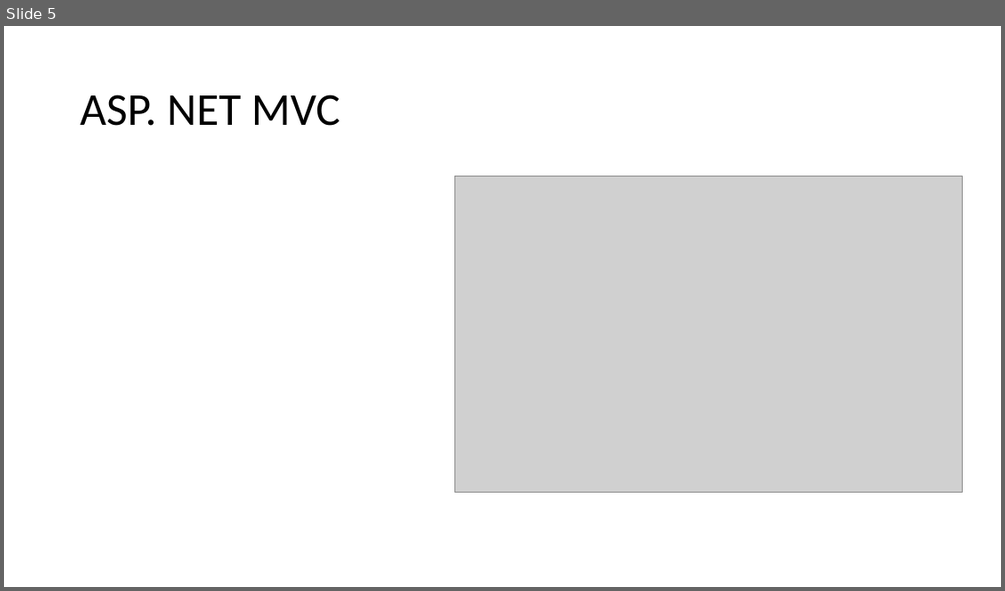
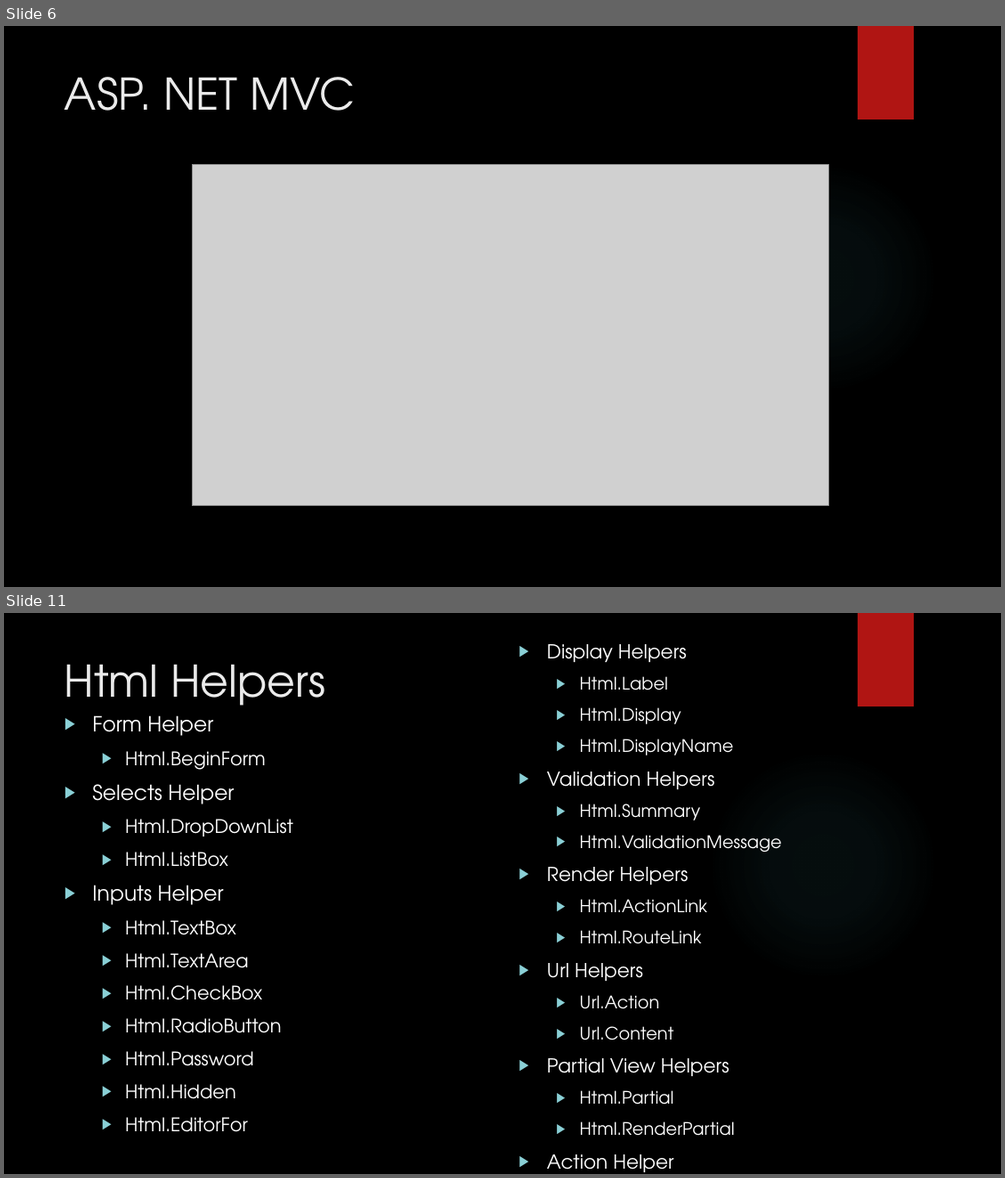
Before and after one commit to leolana/AspnetMvcLab, a slide deck: Presentation/AspNetMvc.pptx. Shown one above the other, each under a label of ours: slide 5 before the commit, slides 6 and 11 after it; the slides between them are not shown. The pictures are 1005x591 and 1005x1178 pixels, drawn with LibreOffice and Linux fonts; fonts in the diff are those of the drawing; grey boxes stand for pictures; background and template pictures are left out. Boxes give left, top, right and bottom in pixels: in the first picture for what was removed or moved away, otherwise in the second. Text is boxed around its words. In the diff, an @@ line names an element or a change of style, - is before the commit and + after.

```diff
--- a/Presentation/AspNetMvc.pptx
+++ b/Presentation/AspNetMvc.pptx
@@ slide 11 added at <box>4,613,1001,1174</box>, background picture (left out); not listed: 2 template elements that a slide beside it also shows @@
@@ title added at <box>65,664,326,717</box>, 42 pt, text #EBEBEB @@
+Html Helpers
@@ text added at <box>547,644,782,1172</box>, 16.6 pt, text #FFFFFF @@
+▶ Display Helpers
+  ▶ Html.Label
+  ▶ Html.Display
+  ▶ Html.DisplayName
+▶ Validation Helpers
+  ▶ Html.Summary
+  ▶ Html.ValidationMessage
+▶ Render Helpers
+  ▶ Html.ActionLink
+  ▶ Html.RouteLink
+▶ Url Helpers
+  ▶ Url.Action
+  ▶ Url.Content
+▶ Partial View Helpers
+  ▶ Html.Partial
+  ▶ Html.RenderPartial
+▶ Action Helper
+  ▶ Html.Action
@@ text added at <box>92,715,293,1132</box>, 18 pt, text #FFFFFF @@
+▶ Form Helper
+  ▶ Html.BeginForm
+▶ Selects Helper
+  ▶ Html.DropDownList
+  ▶ Html.ListBox
+▶ Inputs Helper
+  ▶ Html.TextBox
+  ▶ Html.TextArea
+  ▶ Html.CheckBox
+  ▶ Html.RadioButton
+  ▶ Html.Password
+  ▶ Html.Hidden
+  ▶ Html.EditorFor
@@ what was slide 5 is now slide 6 @@
@@ slide 6 changed as well @@
@@ background #FFFFFF to picture (left out) @@
@@ rectangle added at <box>858,26,914,119</box>, fill #B01513 @@
@@ title "ASP. NET MVC": place and size @@
-title "ASP. NET MVC" at <box>80,95,340,126</box>
+title "ASP. NET MVC" at <box>65,77,355,111</box>
@@ title "ASP. NET MVC" at <box>65,77,355,111</box>: size 44 to 42 pt, font Calibri to TeX Gyre Adventor, text colour #000000 to #EBEBEB; line spacing 0.9 to 1; vertical alignment middle to top @@
@@ picture: place and size @@
-picture at <box>455,176,963,491</box>
+picture at <box>192,164,828,506</box>
@@ ellipse added at <box>708,163,938,394</box>, fill gradient #50B9C1 @@
```
Also in this commit, not shown: 10 other slides changed, 11 other slides added, 6 slides removed.
